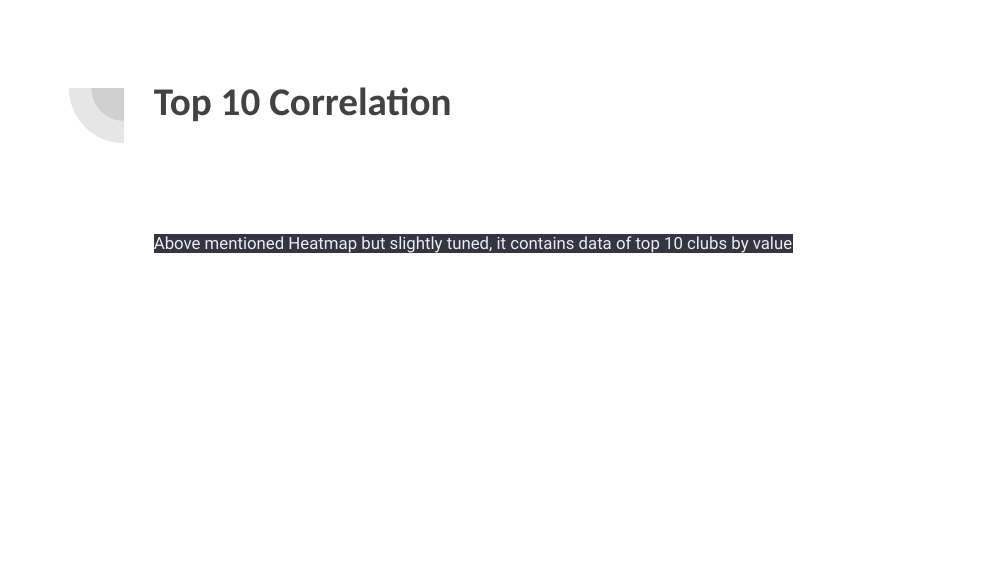
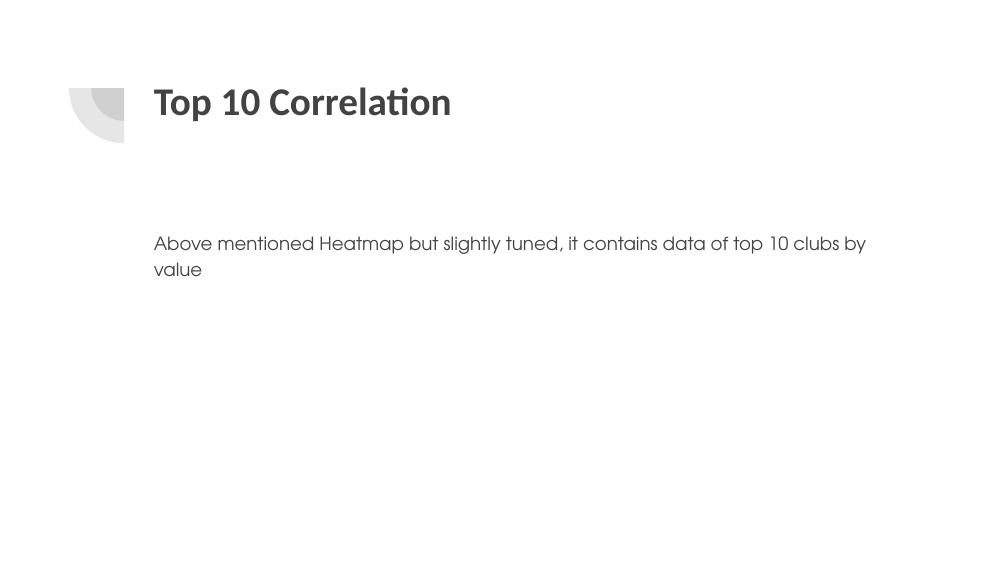
Before and after one commit to MillanAir/Final-Project-Tableau, a slide deck: slide 13 of Data/Data Visualizations and Dashboard with Tableau.pptx (slide 8 before the commit). Drawn at 1008x567 pixels with LibreOffice and Linux fonts; fonts in the diff are those of the drawing. Boxes give left, top, right and bottom in pixels: in the first picture for what was removed or moved away, otherwise in the second. Text is boxed around its words. In the diff, an @@ line names an element or a change of style, - is before the commit and + after.

```diff
--- a/Data/Data Visualizations and Dashboard with Tableau.pptx
+++ b/Data/Data Visualizations and Dashboard with Tableau.pptx
@@ text "Above mentioned Heatmap but slightly ..." at (154, 236, 866, 276): size 12 to 13 pt, font Roboto to TeX Gyre Adventor, text colour #ECECF1 to #424242, highlight #343541 to none @@
```
Also in this commit, not shown: 3 other slides changed, 8 slides added, 1 other file.
